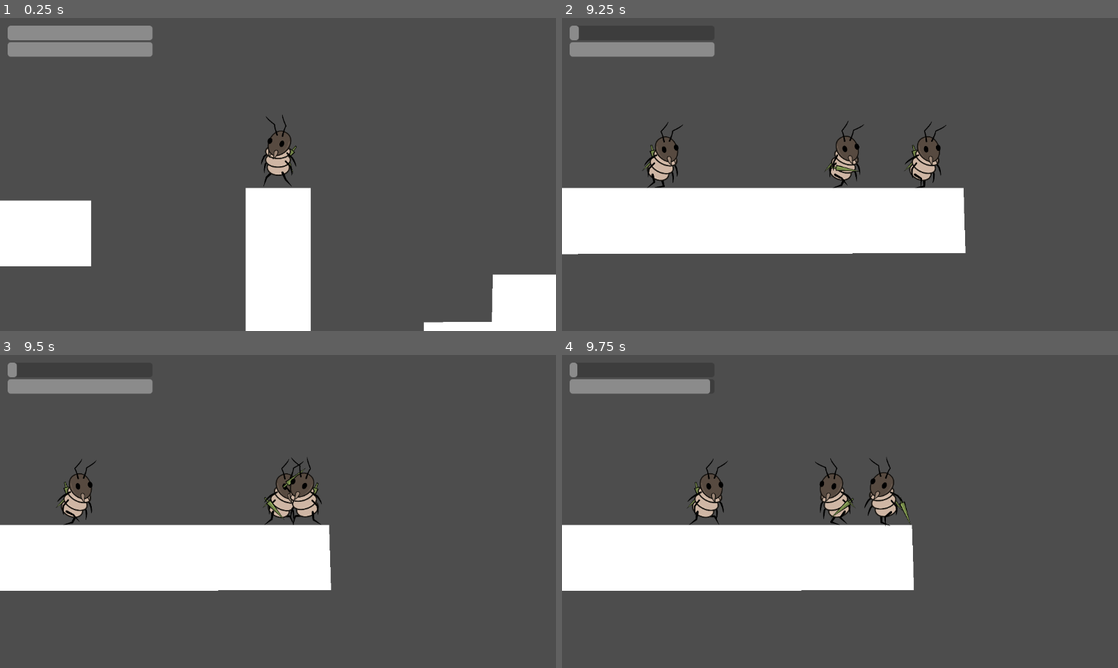
Above: before the commit, frames 1-4 (two rows, left to right).
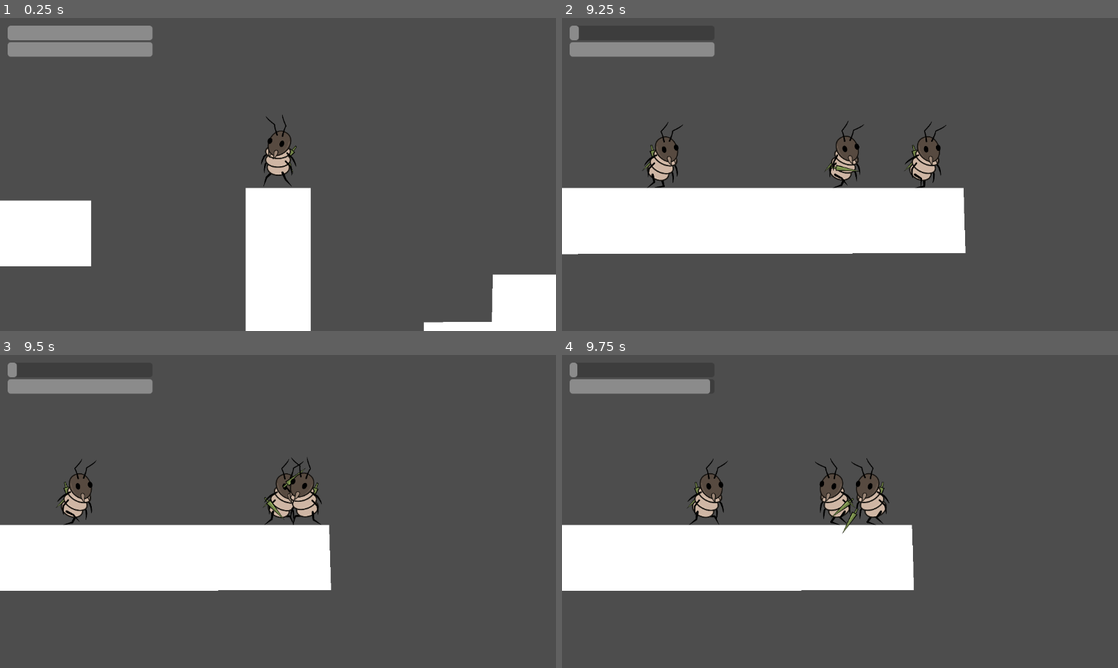
Above: after the commit, the same moments.

Repository: KadarGM/TheLastLarva
Game: Godot game, scene res://Assets/scenes/main.tscn
Two runs of this game, one before a commit and one after it. Both use one fixed random seed, a clock stepped at 60 frames per second and the inputs below.
Inputs:
- Up to frame 1 (0.25 s): no input
- Up to frame 2 (9.25 s): hold J (J_dash) 0.53-1.28 s; hold D (D_right) 0.53-2.03 s; tap S (S_charge_jump) at 0.77, 1.52, 3.02, 3.77, 4.52, 6.02, 6.77, 7.52, 9.02 s; tap L (L_attack) every 1.5 s from 1.35 to 8.85 s; hold A (A_left) 2.03-2.78 s; hold J (J_dash) 2.03-2.78 s; hold D (D_right) 2.78-4.28 s; hold J (J_dash) 3.53-4.28 s; hold A (A_left) 4.28-5.03 s; hold D (D_right) 5.03-5.78 s; hold J (J_dash) 5.03-5.78 s; hold A (A_left) 5.78-7.28 s; hold J (J_dash) 6.53-7.28 s; hold D (D_right) from 7.28 s (still down); hold J (J_dash) 8.03-8.78 s
- Up to frame 3 (9.5 s): keep holding D (D_right)
- Up to frame 4 (9.75 s): release D (D_right) at 9.53 s; hold A (A_left) from 9.53 s (still down); hold J (J_dash) from 9.53 s (still down)

Frames 1-3 are identical in both runs. In frame 4, 0.8% of the frame differs, in the area x 50-63%, y 32-58%.

Commit message:
some edites

Diff:
--- a/Assets/resources/Enemy1.tres
+++ b/Assets/resources/Enemy1.tres
@@ -67,9 +67,9 @@
 stun_time = 0.5
 landing_multiplier = 2.0
 air_time_initial = 0.01
-hide_weapon_time = 1.4
+hide_weapon_time = 2.0
 big_attack_distance_treshold = 200.0
-attack_cooldown = 0.25
+attack_cooldown = 0.8
 attack_area_radius = 150.0
 damage_delay = 0.2
 invulnerability_after_damage = 1.2
@@ -108,5 +108,6 @@
 ceiling_ray_length = 200.0
 patrol_state_min_time = 3.0
 patrol_state_max_time = 4.0
+patrol_idle_chance = 0.3
 detection_range = 300.0
 position_tolerance = 50.0
--- a/Assets/resources/EnemyCap.tres
+++ b/Assets/resources/EnemyCap.tres
@@ -6,18 +6,18 @@
 script = ExtResource("1_ddl1m")
 can_walk = true
 can_jump = true
-can_double_jump = true
-can_triple_jump = true
-can_wall_jump = true
-can_wall_slide = true
-can_dash = true
-can_attack = true
-can_air_attack = true
+can_double_jump = false
+can_triple_jump = false
+can_wall_jump = false
+can_wall_slide = false
+can_dash = false
+can_attack = false
+can_air_attack = false
 can_combo_attack = false
 max_combo_count = 3
-can_big_jump = true
-can_big_attack = true
-can_dash_attack = true
+can_big_jump = false
+can_big_attack = false
+can_dash_attack = false
 can_chase = true
 can_patrol = true
 patrol_chance_idle = 0.3
